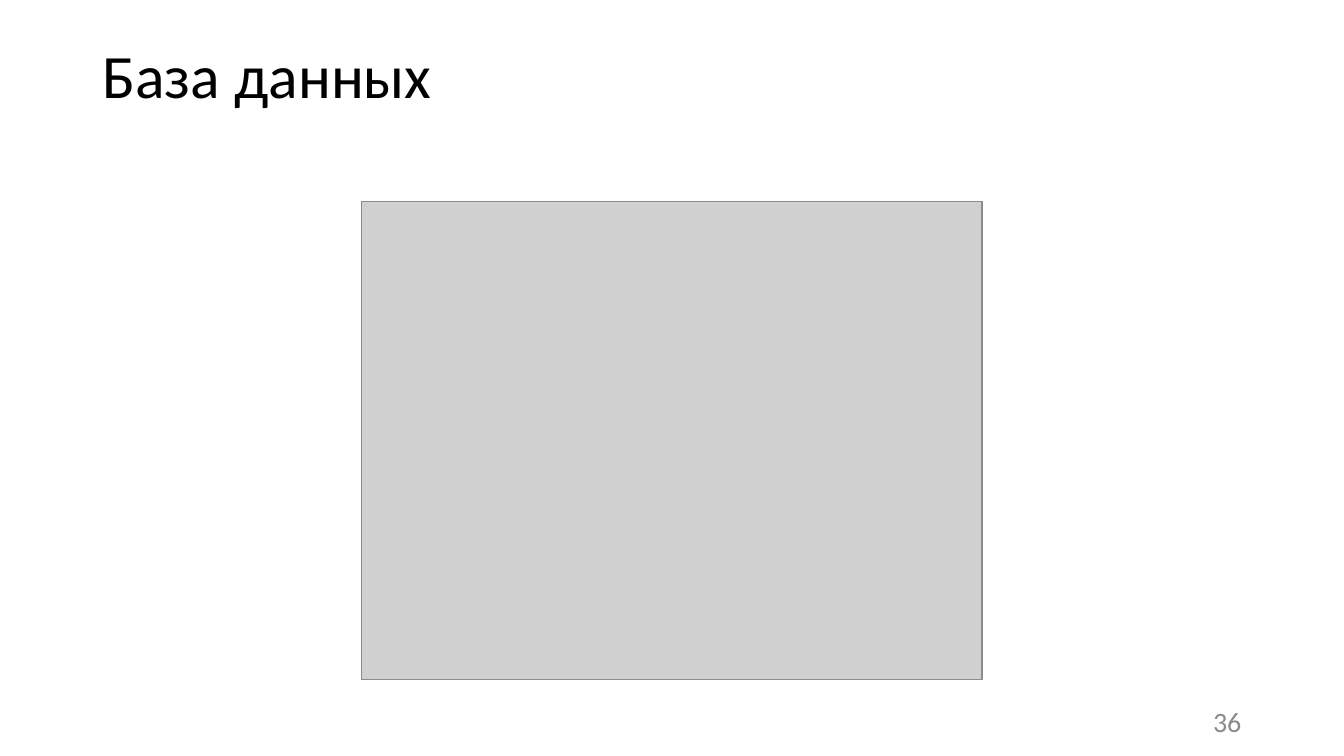
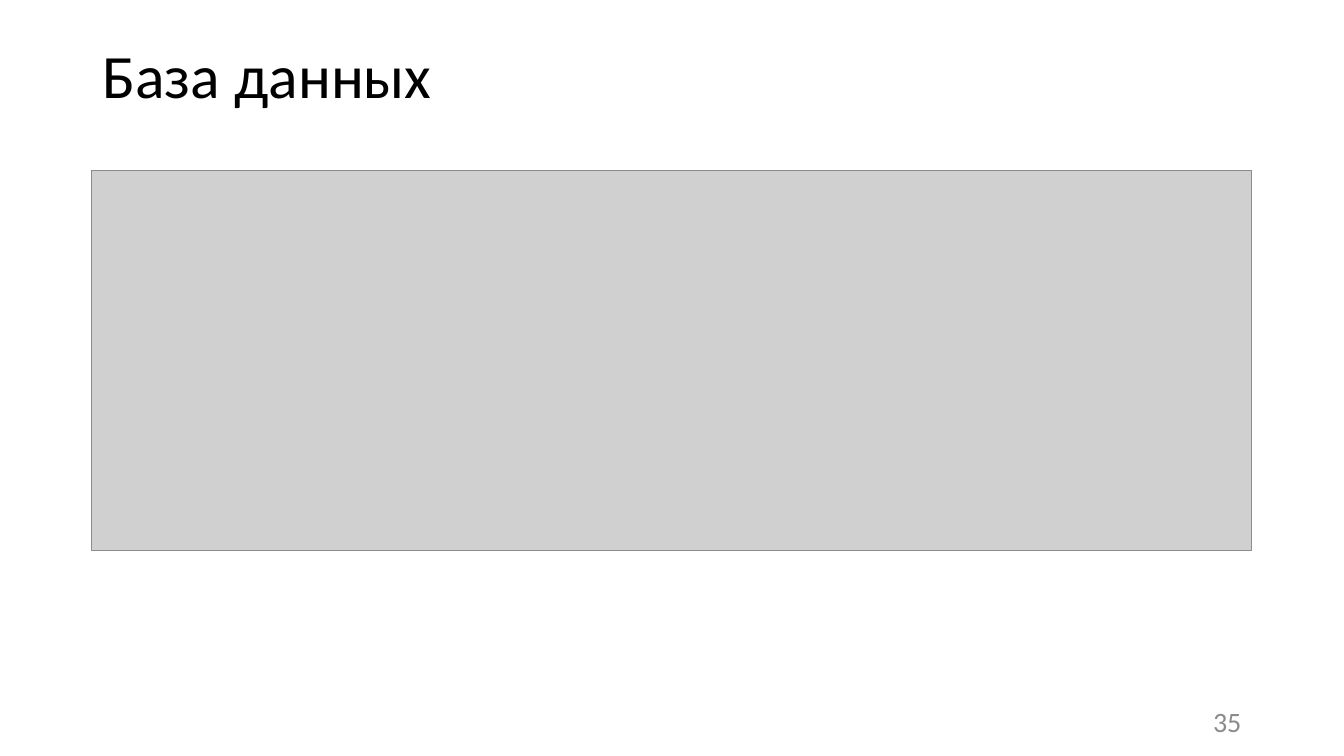
Before and after one commit to DimaOshchepkov/vyatsu_applicant_bot, a slide deck: slide 35 of reports/ПрезентацияОщепковДО.pptx (slide 36 before the commit). Drawn at 1344x756 pixels with LibreOffice and Linux fonts; fonts in the diff are those of the drawing; grey boxes stand for pictures. Boxes give left, top, right and bottom in pixels: in the first picture for what was removed or moved away, otherwise in the second. Text is boxed around its words. In the diff, an @@ line names an element or a change of style, - is before the commit and + after.

```diff
--- a/reports/ПрезентацияОщепковДО.pptx
+++ b/reports/ПрезентацияОщепковДО.pptx
@@ picture added at <box>92,170,1252,551</box> @@
@@ picture removed at <box>362,202,982,680</box> @@
@@ page number at <box>1213,714,1241,732</box>: text changed @@
-36
+35
```
Also in this commit, not shown: 8 other slides changed, 1 slide added, 7 other files.
